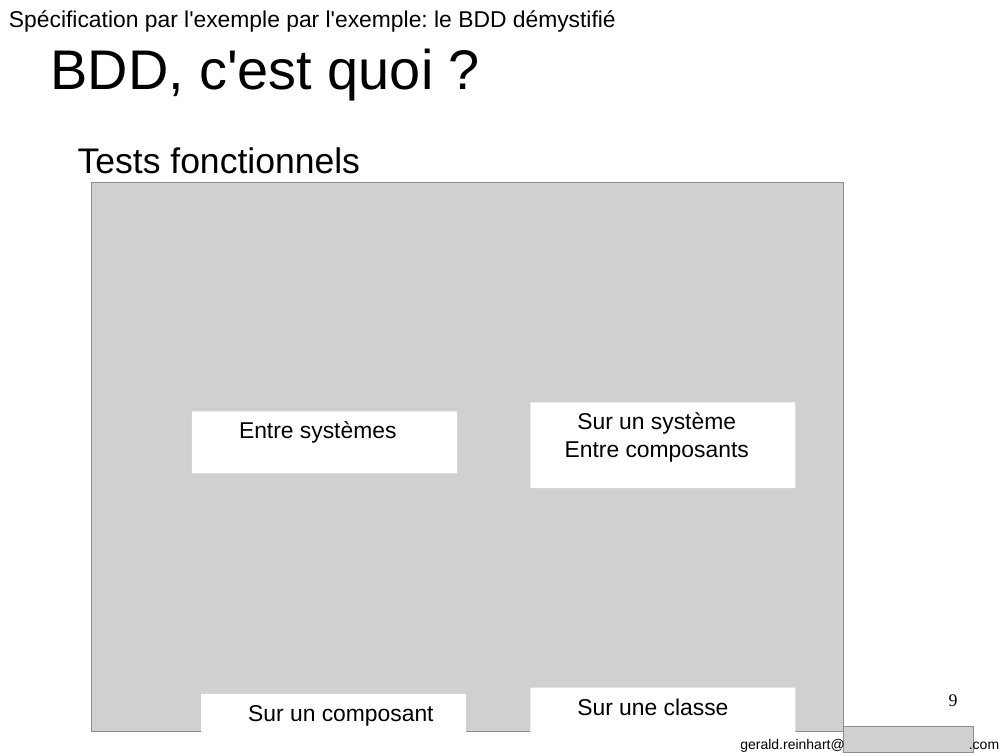
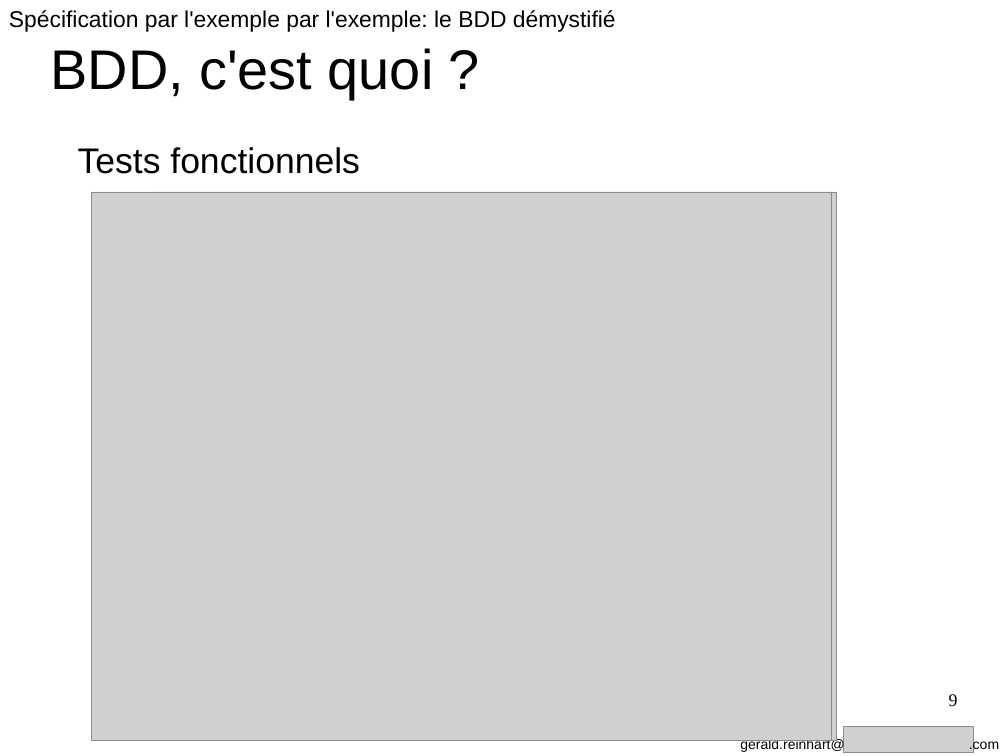
Before and after one commit to GeReinhart/dojo-bdd-library-ws-java, a slide deck: slide 9 of doc/BDD_presentation_agile_grenoble_2016.odp. Drawn at 1008x756 pixels with LibreOffice and Linux fonts; fonts in the diff are those of the drawing; grey boxes stand for pictures. Boxes give left, top, right and bottom in pixels: in the first picture for what was removed or moved away, otherwise in the second. Text is boxed around its words. In the diff, an @@ line names an element or a change of style, - is before the commit and + after.

```diff
--- a/doc/BDD_presentation_agile_grenoble_2016.odp
+++ b/doc/BDD_presentation_agile_grenoble_2016.odp
@@ picture: place and size @@
-picture at (91,183,843,732)
+picture at (91,192,831,741)
@@ picture: place and size @@
-picture at (156,183,840,732)
+picture at (155,192,837,741)
@@ rectangle removed at (192,412,457,474) @@
-Entre systèmes
@@ rectangle removed at (531,402,796,488) @@
-Sur un système
-Entre composants
@@ rectangle removed at (531,688,796,750) @@
-Sur une classe
@@ rectangle removed at (201,694,466,756) @@
-Sur un composant
```
Also in this commit, not shown: 22 other slides changed, 1 slide added, 8 other files.
